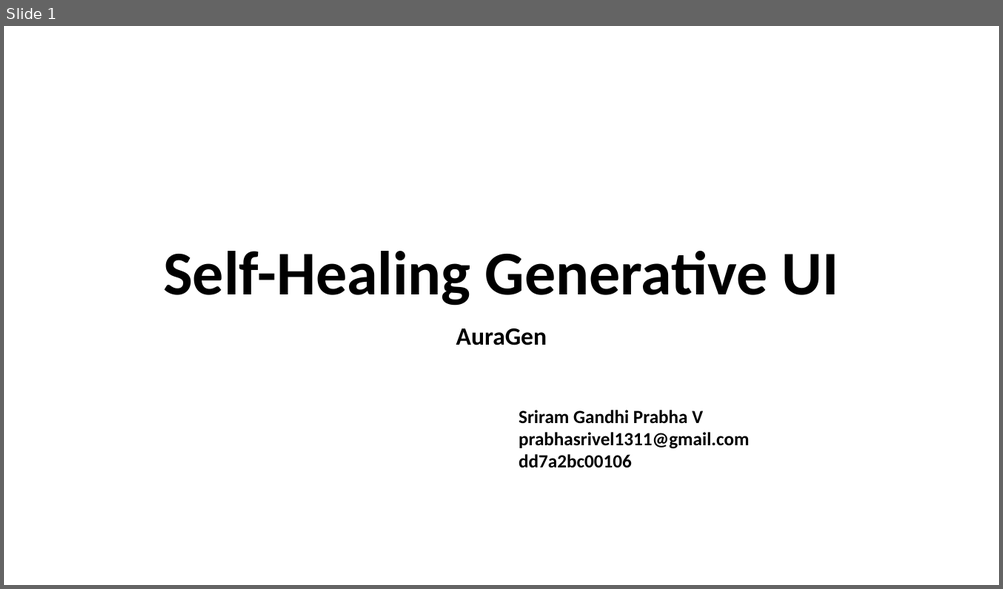
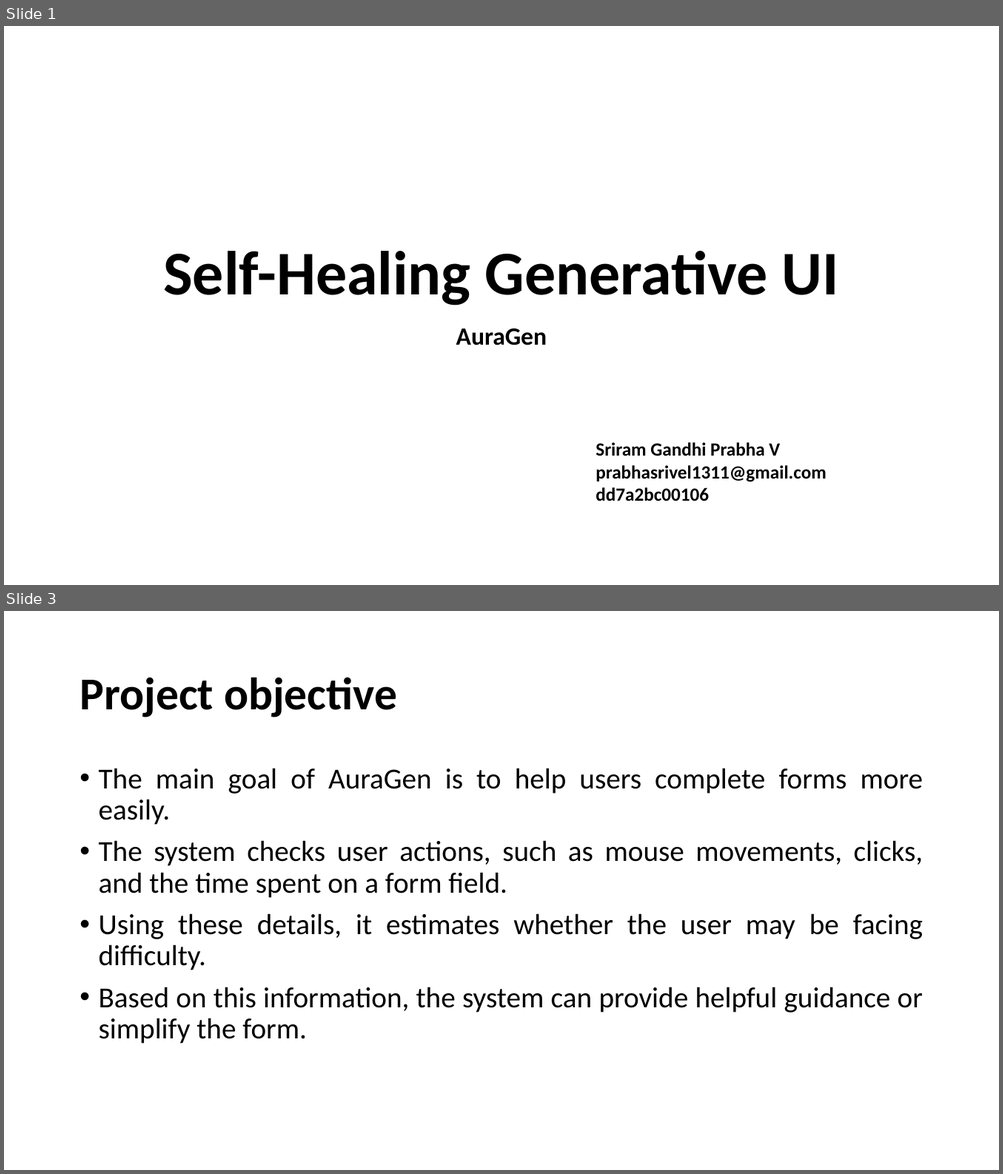
Before and after one commit to PrabhaVeluchamy/auragen-self-healing-generative-ui, a slide deck: REVIEW PART.pptx. Shown one above the other, each under a label of ours: slide 1 before the commit, slides 1 and 3 after it; the slides between them are not shown. The pictures are 1003x589 and 1003x1174 pixels, drawn with LibreOffice and Linux fonts; fonts in the diff are those of the drawing. Boxes give left, top, right and bottom in pixels: in the first picture for what was removed or moved away, otherwise in the second. Text is boxed around its words. In the diff, an @@ line names an element or a change of style, - is before the commit and + after.

```diff
--- a/REVIEW PART.pptx
+++ b/REVIEW PART.pptx
@@ slide 3 added at bbox=[4, 611, 999, 1170], background #FFFFFF @@
@@ title added at bbox=[79, 677, 397, 718], 44 pt, text #000000, bold @@
+Project objective
@@ text added at bbox=[99, 768, 923, 1044], 28 pt, text #000000 @@
+• The main goal of AuraGen is to help users complete forms more easily.
+• The system checks user actions, such as mouse movements, clicks, and the time spent on a form field.
+• Using these details, it estimates whether the user may be facing difficulty.
+• Based on this information, the system can provide helpful guidance or simplify the form.
@@ slide 1 changed as well @@
@@ text "Sriram Gandhi Prabha V": place and size @@
-text "Sriram Gandhi Prabha V" at bbox=[518, 410, 748, 469]
+text "Sriram Gandhi Prabha V" at bbox=[595, 443, 825, 502]
```
Also in this commit, not shown: 4 other slides changed, 3 other slides added, 1 slide removed.
